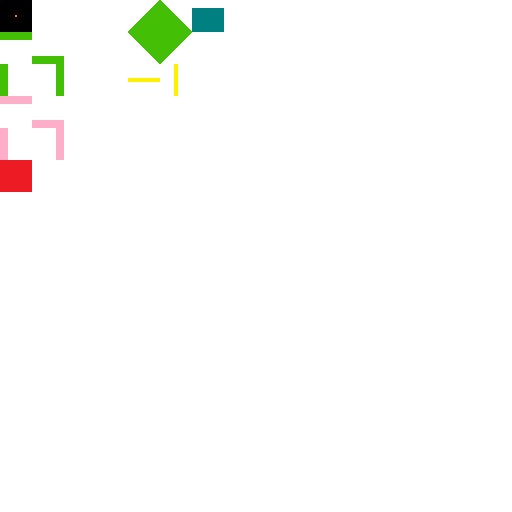
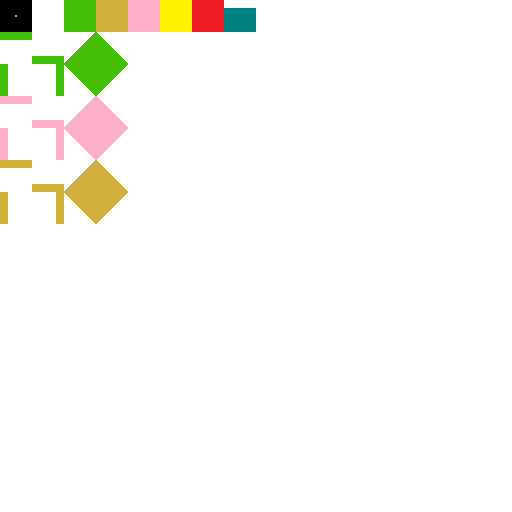
The second 512px x 512px image is a revision of the first. Changes to its layers:
painted on "Background" over [0, 0, 256, 224]
